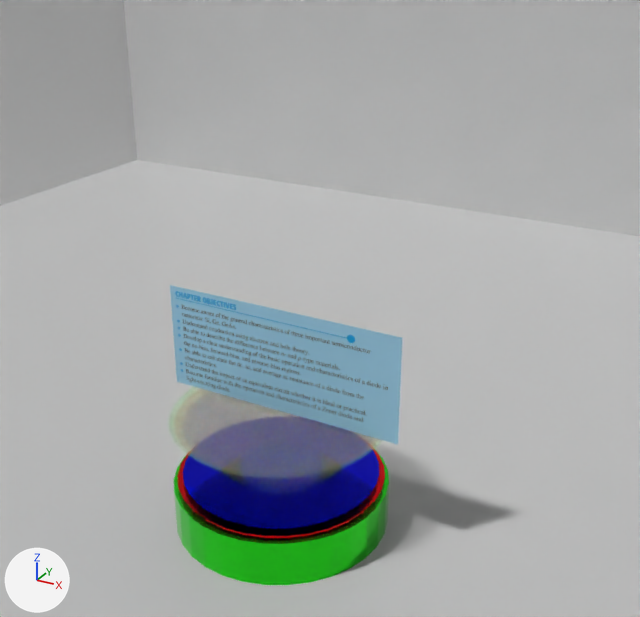
The glTF model electronic devices and circuit theory/design/edct_mind_palace.glb as it was, and as the next commit left it.
Rendered twice from a 50 mm lens placed at (3.67, -5.94, 5.19), pointed at (0.31, 0.17, 2.13). Arrows for +X, +Y and +Z are at lower left; the lights stay in place. The first picture is the older version. Where no turn or scale is listed for an object, it has been applied to the vertices.

The first picture shows 'Cone', 'Cube', 'Cylinder', 'blue', 'chapter_objectives', 'red'.
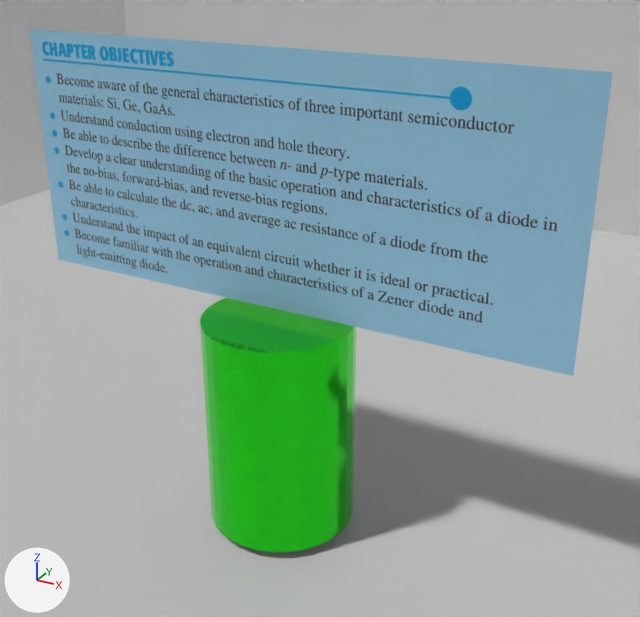
Changed parts and their boxes (x1, y1, x2, y2) in the pictures (640 x 617 px):
'chapter_objectives', moved, rescaled (151% wider, 117% taller)
    before: (170, 285, 402, 444)
    after: (30, 29, 613, 376)
'Cylinder', moved, rescaled
    before: (174, 450, 389, 585)
    after: (200, 298, 356, 552)
'Cone', deleted
    before: (169, 387, 383, 495)
'blue', deleted (blue)
    before: (183, 451, 379, 532)
'red', deleted
    before: (177, 449, 385, 541)

The change in detail:
Object 'chapter_objectives' (ob_chapter_objectives) moves from (0.0, 0.0, 1.622) to (0.0, 0.0, 3.213).
Object 'chapter_objectives' (ob_chapter_objectives) is rescaled from (1.0, 1.0, 1.0) to (2.18, 2.18, 2.18).
Object 'Cylinder' (ob_cylinder) moves from (0.0, 0.0, 0.2) to (0.0, 0.0, 1.063).
Object 'Cylinder' (ob_cylinder) is rescaled from (1.0, 1.0, 0.235) to (0.673, 0.673, 0.98).
Object 'Cone' (ob_cone) is deleted.
Object 'red' (ob_red) is deleted.
Object 'blue' (ob_blue) is deleted.
